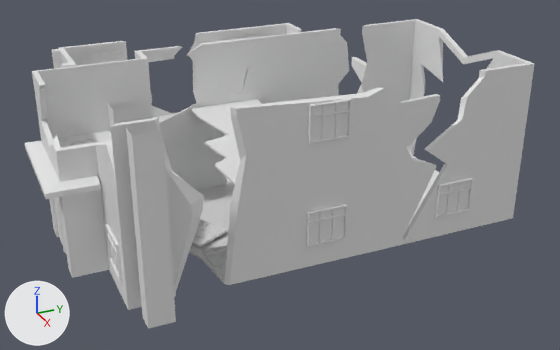
An edit to the FBX model Models/Buildings/SM_Ruin_Fire_Department_High.fbx, drawn before and after from the same camera.
Rendered twice from a 50 mm camera at (32.6, -12.4, 15.9) aimed at (2.3, 1.2, 0.8). Every picture has the same lights, and +X, +Y and +Z are marked at lower left. The older version comes first. Where no turn or scale is listed for an object, it has been applied to the vertices. Vertices at exactly the same position are counted once.

The scene before the commit, as lines of its bpy script (objects in view):
```python
me_mesh = bpy.data.meshes.new('Mesh')
me_mesh.from_pydata(...)  # 2734 vertices, 2086 faces; spans x -10.0..10.5, y -9.8..9.4, z 0.0..7.1
me_mesh.materials.append(mat_openpbr_shader1)  # white #e7e7e7
ob_sm_ruin_fire_department_high = bpy.data.objects.new('SM_Ruin_Fire_Department_High', me_mesh)
ob_sm_ruin_fire_department_high.location = (0.0, 0.0, 0.0)
```
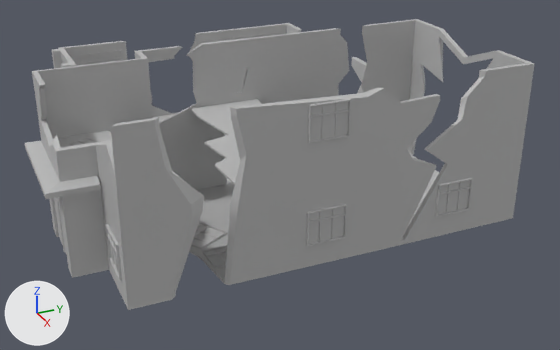
The newer file is also turned or shifted as a whole; pictures and numbers use the older file's frame.

Changed parts and their boxes [x1, y1, x2, y2] in the pictures (560 x 350 px; the box of a moved part takes in the faces that stretch with it):
```json
{"object": "SM_Ruin_Fire_Department_High", "change": "reshaped", "before": [25, 19, 534, 329], "after": [25, 19, 534, 310], "on screen": "6% shorter"}
{"part": 1, "of": "me_mesh", "change": "moved or reshaped", "before": [197, 227, 217, 235], "after": [196, 230, 216, 238]}
{"part": 2, "of": "me_mesh", "change": "moved or reshaped", "before": [195, 234, 208, 241], "after": [194, 237, 208, 243]}
{"part": 3, "of": "me_mesh", "change": "added", "after": [230, 34, 266, 40], "on screen": "mostly hidden"}
{"part": 4, "of": "me_mesh", "change": "added", "after": [81, 50, 122, 65]}
{"part": 5, "of": "me_mesh", "change": "deleted", "before": [231, 35, 267, 40], "on screen": "mostly hidden"}
{"part": 6, "of": "me_mesh", "change": "deleted", "before": [81, 51, 123, 65]}
{"part": 7, "of": "me_mesh", "change": "deleted", "before": [108, 99, 143, 140]}
{"part": 8, "of": "me_mesh", "change": "deleted", "before": [126, 123, 176, 329]}
{"part": 9, "of": "me_mesh", "change": "moved or reshaped", "before": [58, 48, 69, 64], "after": [58, 48, 69, 64], "on screen": "mostly hidden"}
{"part": 10, "of": "me_mesh", "change": "moved or reshaped", "before": [70, 99, 473, 247], "after": [70, 99, 473, 250]}
{"part": 11, "of": "me_mesh", "change": "recoloured", "before": [25, 19, 534, 310], "after": [25, 19, 534, 310], "on screen": "white to grey"}
```

The change, as JSON lines over the scene's bpy script:
```json
{"op": "add", "block": "mat_sm_fire_department", "code": ["mat_sm_fire_department = principled_material('SM_Fire_Department')", "mat_sm_fire_department.base_color = (0.5, 0.5, 0.5)  # grey #bcbcbc"]}
{"block": "me_mesh", "where": "# used by ob_sm_ruin_fire_department_high; location = (0.0, 0.0, 0.0)"}
{"op": "remove", "block": "me_mesh", "code": "me_mesh.from_pydata(...)  # 2734 vertices, 2086 faces; spans x -10.0..10.5, y -9.8..9.4, z 0.0..7.1"}
{"op": "add", "block": "me_mesh", "code": "me_mesh.from_pydata(...)  # 2654 vertices, 2032 faces; spans x -10.0..9.2, y -9.8..9.4, z 0.0..7.0"}
{"block": "me_mesh", "change": "me_mesh part 1: the loose piece of 16 vertices spanning x 4.5..5.7, y -3.8..-3.1, z 0.2..0.3 is moved by (0.0, 0.0, -0.1), in mat_sm_fire_department (grey #bcbcbc)"}
{"block": "me_mesh", "change": "me_mesh part 2: the loose piece of 16 vertices spanning x 4.8..6.0, y -4.3..-3.6, z 0.2..0.3 is moved by (0.0, 0.0, -0.1), in mat_sm_fire_department (grey #bcbcbc)"}
{"block": "me_mesh", "change": "me_mesh part 3: a new loose piece of 91 vertices spanning x -9.7..-9.6, y 3.4..5.7, z 3.4..4.2, in mat_sm_fire_department (grey #bcbcbc)"}
{"block": "me_mesh", "change": "me_mesh part 4: a new loose piece of 91 vertices spanning x -9.7..-9.6, y -5.3..-3.1, z 3.4..4.2, in mat_sm_fire_department (grey #bcbcbc)"}
{"block": "me_mesh", "change": "me_mesh part 5: the loose piece of 101 vertices spanning x -9.5, y 3.4..5.7, z 3.4..4.2 is deleted"}
{"block": "me_mesh", "change": "me_mesh part 6: the loose piece of 101 vertices spanning x -9.5, y -5.3..-3.1, z 3.4..4.2 is deleted"}
{"block": "me_mesh", "change": "me_mesh part 7: the loose piece of 8 vertices spanning x 7.3..8.0, y -7.4..-6.4, z 0.0..7.1 is deleted"}
{"block": "me_mesh", "change": "me_mesh part 8: the loose piece of 8 vertices spanning x 9.8..10.5, y -7.4..-6.4, z 0.0..7.1 is deleted"}
{"block": "me_mesh", "change": "me_mesh part 9"}
{"block": "me_mesh", "change": "21 vertices are removed from x -10.0..-6.9, y -6.4..-3.1, z 3.4..4.3"}
{"block": "me_mesh", "change": "98 faces are deleted"}
{"block": "me_mesh", "change": "82 new faces join them"}
{"block": "me_mesh", "change": "me_mesh part 10"}
{"block": "me_mesh", "change": "97 vertices are removed from x 1.9..9.3, y -8.2..6.9, z 0.0..6.7"}
{"block": "me_mesh", "change": "171 faces are deleted"}
{"block": "me_mesh", "change": "6 vertices in x 4.2..6.3, y -4.7..-2.6, z 0.3 move by (0.0, 0.0, -0.1)"}
{"block": "me_mesh", "change": "29 vertices move within x 4.2..9.2, y -6.9..6.9, z 0.2..6.7"}
{"block": "me_mesh", "change": "84 vertices are added at x 4.2..9.2, y -4.8..6.9, z 0.0..6.7"}
{"block": "me_mesh", "change": "163 new faces join them"}
{"block": "me_mesh", "change": "me_mesh part 11: 1602 faces spanning x -10.0..9.2, y -9.8..9.4, z 0.0..7.0 switch from mat_openpbr_shader1 (white #e7e7e7) to mat_sm_fire_department (grey #bcbcbc)"}
{"block": "me_mesh", "change": "other edits to the shape of me_mesh do not show in these pictures"}
```
